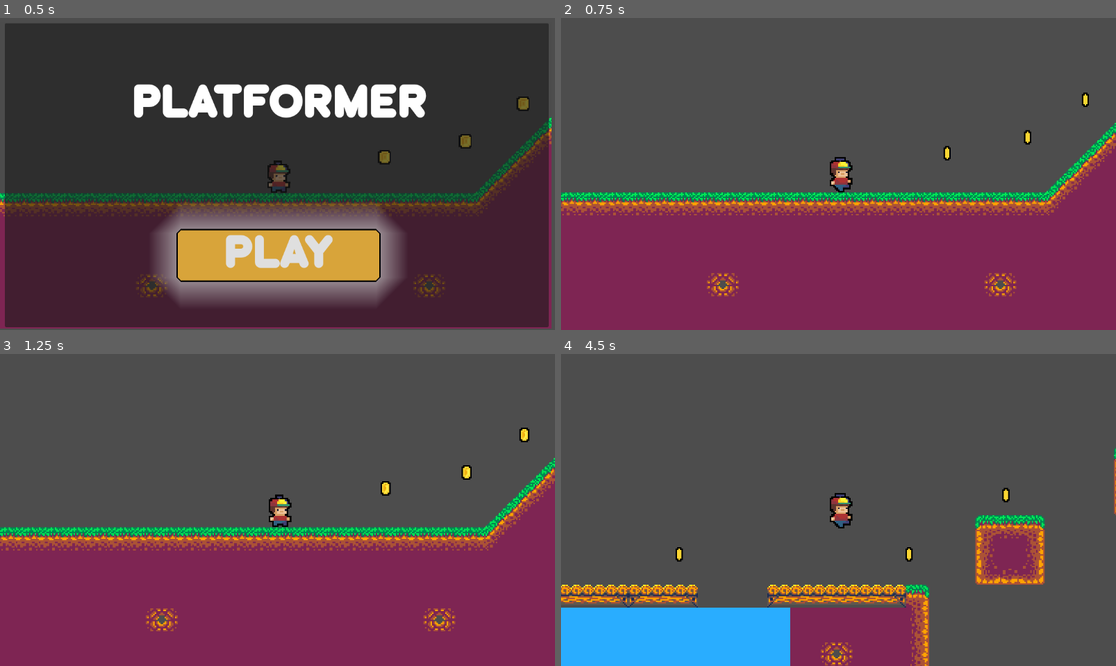
Above: before the commit, frames 1-4 (two rows, left to right).
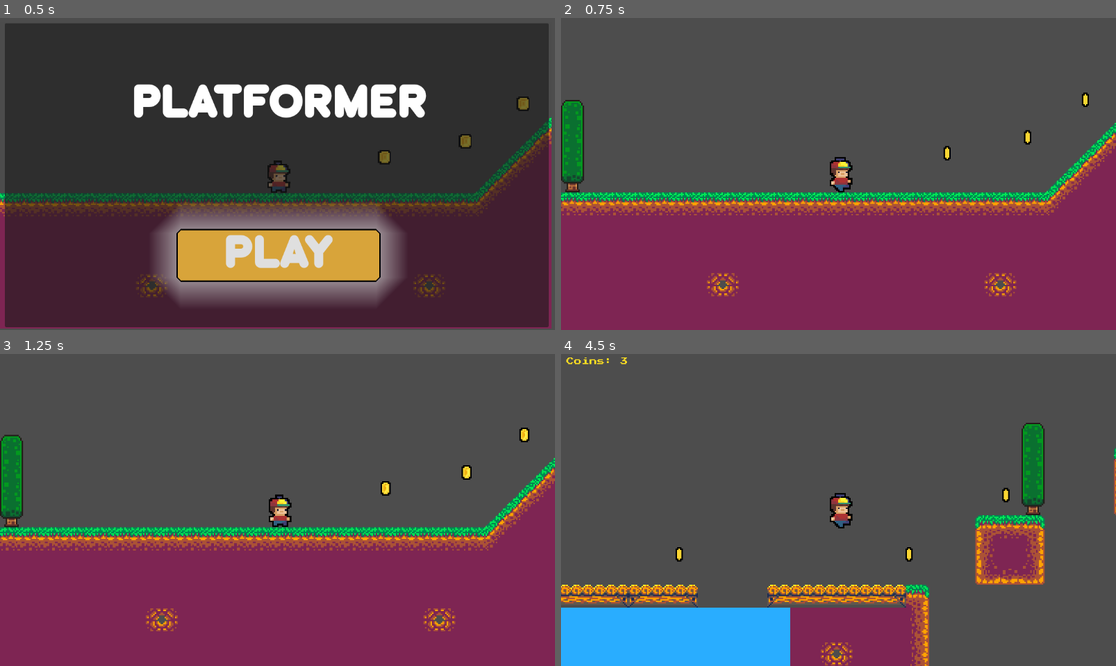
Above: after the commit, the same moments.

Repository: Abd196-bit/plat1
Game: Godot game, scene res://scenes/startup_menu.tscn
Same seed, same stepped clock (60 frames per second), same inputs: the game is played once before the commit and once after it. Sound files missing from this copy of the repository are replaced by a short silence.
Inputs:
- Up to frame 1 (0.5 s): no input
- Up to frame 2 (0.75 s): click "PLAY" at 0.5 s
- Up to frame 3 (1.25 s): no input
- Up to frame 4 (4.5 s): hold W (up) 1.28-2.78 s; tap Space (jump) at 1.52, 2.27, 3.77 s; hold Down (down) 2.78-3.53 s; hold W (up) from 3.53 s (still down)

Frame 1 is identical in both runs. In frame 2, 1.1% of the frame differs, in the area x 0-5%, y 26-56%; in frame 3, 1.1%; in frame 4, 1.2%, in the area x 0-88%, y 1-52%.

Commit message:
some coin updte

Diff:
--- a/scenes/game.tscn
+++ b/scenes/game.tscn
@@ -1,9 +1,12 @@
 [gd_scene format=3 uid="uid://1wsgc0h2ysx5"]
 
 [ext_resource type="PackedScene" uid="uid://pbmoqjvodepq" path="res://scenes/player.tscn" id="1_uwrxv"]
+[ext_resource type="Texture2D" uid="uid://1j8ij2nb4aks" path="res://assets/world_tileset.png" id="2_p57ef"]
 [ext_resource type="Texture2D" uid="uid://dcukr0pr8g1j7" path="res://assets/Grassland_Terrain_Tileset.png" id="2_yqjtg"]
 [ext_resource type="PackedScene" uid="uid://bqpk47h2u8j1a" path="res://scenes/coin.tscn" id="3_lnu2h"]
 [ext_resource type="AudioStream" uid="uid://chjhr1humvoa2" path="res://sounds/849565__fonoskop__pompelo_110.wav" id="4_lbhrr"]
+[ext_resource type="Script" uid="uid://dgm31pcuhhflh" path="res://scripts/coin counter.gd" id="5_iywne"]
+[ext_resource type="FontFile" uid="uid://b7d1lk4qdomwr" path="res://assets/PressStart2P-Regular.ttf" id="7_u5sy4"]
 
 [sub_resource type="TileSetAtlasSource" id="TileSetAtlasSource_lnu2h"]
 texture = ExtResource("2_yqjtg")
@@ -169,9 +172,181 @@
 9:7/0 = 0
 9:7/0/physics_layer_0/polygon_0/points = PackedVector2Array(-8, -8, 8, -8, 8, 8, -8, 8)
 
+[sub_resource type="TileSetAtlasSource" id="TileSetAtlasSource_u5sy4"]
+texture = ExtResource("2_p57ef")
+0:0/0 = 0
+0:0/0/physics_layer_0/polygon_0/points = PackedVector2Array(-8, -8, 8, -8, 8, 8, -8, 8)
+1:0/0 = 0
+1:0/0/physics_layer_0/polygon_0/points = PackedVector2Array(-8, -8, 8, -8, 8, 8, -8, 8)
+2:0/0 = 0
+2:0/0/physics_layer_0/polygon_0/points = PackedVector2Array(-8, -8, 8, -8, 8, 8, -8, 8)
+3:0/0 = 0
+3:0/0/physics_layer_0/polygon_0/points = PackedVector2Array(-8, -8, 8, -8, 8, 8, -8, 8)
+4:0/0 = 0
+4:0/0/physics_layer_0/polygon_0/points = PackedVector2Array(-8, -8, 8, -8, 8, 8, -8, 8)
+5:0/0 = 0
+5:0/0/physics_layer_0/polygon_0/points = PackedVector2Array(-8, -8, 8, -8, 8, 8, -8, 8)
+6:0/0 = 0
+6:0/0/physics_layer_0/polygon_0/points = PackedVector2Array(-8, -8, 8, -8, 8, 8, -8, 8)
+7:0/0 = 0
+7:0/0/physics_layer_0/polygon_0/points = PackedVector2Array(-8, -8, 8, -8, 8, 8, -8, 8)
+8:0/0 = 0
+8:0/0/physics_layer_0/polygon_0/points = PackedVector2Array(-8, -8, 8, -8, 8, 8, -8, 8)
+9:0/0 = 0
+9:0/0/physics_layer_0/polygon_0/points = PackedVector2Array(-8, -8, 8, -8, 8, 8, -8, 8)
+10:0/0 = 0
+10:0/0/physics_layer_0/polygon_0/points = PackedVector2Array(-8, -8, 8, -8, 8, 8, -8, 8)
+11:0/0 = 0
+11:0/0/physics_layer_0/polygon_0/points = PackedVector2Array(-8, -8, 8, -8, 8, 8, -8, 8)
+0:1/0 = 0
+0:1/0/physics_layer_0/polygon_0/points = PackedVector2Array(-8, -8, 8, -8, 8, 8, -8, 8)
+1:1/0 = 0
+1:1/0/physics_layer_0/polygon_0/points = PackedVector2Array(-8, -8, 8, -8, 8, 8, -8, 8)
+2:1/0 = 0
+2:1/0/physics_layer_0/polygon_0/points = PackedVector2Array(-8, -8, 8, -8, 8, 8, -8, 8)
+3:1/0 = 0
+3:1/0/physics_layer_0/polygon_0/points = PackedVector2Array(-8, -8, 8, -8, 8, 8, -8, 8)
+4:1/0 = 0
+4:1/0/physics_layer_0/polygon_0/points = PackedVector2Array(-8, -8, 8, -8, 8, 8, -8, 8)
+5:1/0 = 0
+5:1/0/physics_layer_0/polygon_0/points = PackedVector2Array(-8, -8, 8, -8, 8, 8, -8, 8)
+6:1/0 = 0
+6:1/0/physics_layer_0/polygon_0/points = PackedVector2Array(-8, -8, 8, -8, 8, 8, -8, 8)
+7:1/0 = 0
+7:1/0/physics_layer_0/polygon_0/points = PackedVector2Array(-8, -8, 8, -8, 8, 8, -8, 8)
+8:1/0 = 0
+8:1/0/physics_layer_0/polygon_0/points = PackedVector2Array(-8, -8, 8, -8, 8, 8, -8, 8)
+9:1/0 = 0
+9:1/0/physics_layer_0/polygon_0/points = PackedVector2Array(-8, -8, 8, -8, 8, 8, -8, 8)
+10:1/0 = 0
+10:1/0/physics_layer_0/polygon_0/points = PackedVector2Array(-8, -8, 8, -8, 8, 8, -8, 8)
+11:1/0 = 0
+11:1/0/physics_layer_0/polygon_0/points = PackedVector2Array(-8, -8, 8, -8, 8, 8, -8, 8)
+0:2/0 = 0
+0:2/0/physics_layer_0/polygon_0/points = PackedVector2Array(-8, -8, 8, -8, 8, 8, -8, 8)
+1:2/0 = 0
+1:2/0/physics_layer_0/polygon_0/points = PackedVector2Array(-8, -8, 8, -8, 8, 8, -8, 8)
+2:2/0 = 0
+2:2/0/physics_layer_0/polygon_0/points = PackedVector2Array(-8, -8, 8, -8, 8, 8, -8, 8)
+3:2/0 = 0
+3:2/0/physics_layer_0/polygon_0/points = PackedVector2Array(-8, -8, 8, -8, 8, 8, -8, 8)
+4:2/0 = 0
+4:2/0/physics_layer_0/polygon_0/points = PackedVector2Array(-8, -8, 8, -8, 8, 8, -8, 8)
+5:2/0 = 0
+5:2/0/physics_layer_0/polygon_0/points = PackedVector2Array(-8, -8, 8, -8, 8, 8, -8, 8)
+6:2/0 = 0
+6:2/0/physics_layer_0/polygon_0/points = PackedVector2Array(-8, -8, 8, -8, 8, 8, -8, 8)
+7:2/0 = 0
+7:2/0/physics_layer_0/polygon_0/points = PackedVector2Array(-8, -8, 8, -8, 8, 8, -8, 8)
+8:2/0 = 0
+8:2/0/physics_layer_0/polygon_0/points = PackedVector2Array(-8, -8, 8, -8, 8, 8, -8, 8)
+9:2/0 = 0
+9:2/0/physics_layer_0/polygon_0/points = PackedVector2Array(-8, -8, 8, -8, 8, 8, -8, 8)
+10:2/0 = 0
+10:2/0/physics_layer_0/polygon_0/points = PackedVector2Array(-8, -8, 8, -8, 8, 8, -8, 8)
+11:2/0 = 0
+11:2/0/physics_layer_0/polygon_0/points = PackedVector2Array(-8, -8, 8, -8, 8, 8, -8, 8)
+0:3/0 = 0
+1:3/0 = 0
+2:3/0 = 0
+2:3/0/physics_layer_0/polygon_0/points = PackedVector2Array(-8, -8, 8, -8, 8, 8, -8, 8)
+5:3/0 = 0
+6:3/0 = 0
+7:3/0 = 0
+8:3/0 = 0
+9:3/0 = 0
+0:4/0 = 0
+1:4/0 = 0
+2:4/0 = 0
+3:4/0 = 0
+4:4/0 = 0
+5:4/0 = 0
+6:4/0 = 0
+7:4/0 = 0
+8:4/0 = 0
+9:4/0 = 0
+0:5/0 = 0
+1:5/0 = 0
+2:5/0 = 0
+3:5/0 = 0
+4:5/0 = 0
+5:5/0 = 0
+6:5/0 = 0
+7:5/0 = 0
+8:5/0 = 0
+1:6/0 = 0
+2:6/0 = 0
+3:6/0 = 0
+4:6/0 = 0
+5:6/0 = 0
+6:6/0 = 0
+7:6/0 = 0
+8:6/0 = 0
+0:7/0 = 0
+1:7/0 = 0
+3:7/0 = 0
+5:7/0 = 0
+6:7/0 = 0
+7:7/0 = 0
+8:7/0 = 0
+0:8/0 = 0
+1:8/0 = 0
+2:8/0 = 0
+3:8/0 = 0
+4:8/0 = 0
+5:8/0 = 0
+6:8/0 = 0
+7:8/0 = 0
+8:8/0 = 0
+0:9/0 = 0
+1:9/0 = 0
+2:9/0 = 0
+3:9/0 = 0
+4:9/0 = 0
+5:9/0 = 0
+6:9/0 = 0
+7:9/0 = 0
+0:10/0 = 0
+1:10/0 = 0
+2:10/0 = 0
+3:10/0 = 0
+4:10/0 = 0
+6:10/0 = 0
+0:11/0 = 0
+1:11/0 = 0
+2:11/0 = 0
+3:11/0 = 0
+4:11/0 = 0
+5:11/0 = 0
+0:12/0 = 0
+1:12/0 = 0
+2:12/0 = 0
+3:12/0 = 0
+4:12/0 = 0
+0:13/0 = 0
+1:13/0 = 0
+2:13/0 = 0
+3:13/0 = 0
+4:13/0 = 0
+5:13/0 = 0
+0:14/0 = 0
+1:14/0 = 0
+2:14/0 = 0
+3:14/0 = 0
+4:14/0 = 0
+0:15/0 = 0
+1:15/0 = 0
+2:15/0 = 0
+3:15/0 = 0
+
 [sub_resource type="TileSet" id="TileSet_lbhrr"]
 physics_layer_0/collision_layer = 1
 sources/0 = SubResource("TileSetAtlasSource_lnu2h")
+sources/2 = SubResource("TileSetAtlasSource_u5sy4")
+
+[sub_resource type="LabelSettings" id="LabelSettings_p57ef"]
+font = ExtResource("7_u5sy4")
+font_color = Color(0.99999994, 0.8786634, 0.13137543, 1)
 
 [node name="level 1" type="Node2D" unique_id=1187666195]
 position = Vector2(0, 1)
@@ -180,7 +355,7 @@
 position = Vector2(8, 1)
 tile_set = SubResource("TileSet_lbhrr")
 format = 2
-layer_0/tile_data = PackedInt32Array(1769506, 65536, 0, 1769 …(24109 unchanged characters)…  7, 393422, 327680, 7, 393423, 393216, 7)
+layer_0/tile_data = PackedInt32Array(1769506, 65536, 0, 1769 …(24109 unchanged characters)…  7, 393422, 327680, 7, 393423, 393216, 7, 983114, 2, 4, 1048650, 2, 5, 589925, 2, 4, 655461, 2, 5, 1638424, 2, 4, 1703960, 2, 5, 1638419, 2, 4, 1703955, 2, 5, 786606, 2, 4, 852142, 2, 5, 458962, 2, 4, 524498, 2, 5, 393426, 2, 4, 721070, 2, 4, 524389, 2, 4, 917578, 2, 4, 1572888, 2, 4, 1572883, 2, 4, 1507347, 2, 3, 1507352, 2, 3, 852042, 2, 3, 458853, 2, 3, 655534, 2, 3, 327890, 2, 3)
 
 [node name="player" parent="." unique_id=425687638 instance=ExtResource("1_uwrxv")]
 position = Vector2(584, 408)
@@ -237,103 +412,78 @@
 
 [node name="coin19" parent="coins" unique_id=434781678 instance=ExtResource("3_lnu2h")]
 position = Vector2(2226, 215)
-rotation = -0.3184191
 
 [node name="coin20" parent="coins" unique_id=200930572 instance=ExtResource("3_lnu2h")]
 position = Vector2(2401, 212)
-rotation = -0.3184191
 
 [node name="coin21" parent="coins" unique_id=1947742344 instance=ExtResource("3_lnu2h")]
 position = Vector2(2553, 214)
-rotation = -0.3184191
 
 [node name="coin22" parent="coins" unique_id=973921038 instance=ExtResource("3_lnu2h")]
 position = Vector2(2715, 263)
-rotation = -0.3184191
 
 [node name="coin23" parent="coins" unique_id=873825945 instance=ExtResource("3_lnu2h")]
 position = Vector2(3268, 126.00006)
-rotation = -0.3184191
 
 [node name="coin24" parent="coins" unique_id=1453013967 instance=ExtResource("3_lnu2h")]
 position = Vector2(3382, 120)
-rotation = -0.3184191
 
 [node name="coin25" parent="coins" unique_id=712941693 instance=ExtResource("3_lnu2h")]
 position = Vector2(3320, 75)
-rotation = -0.3184191
 
 [node name="coin26" parent="coins" unique_id=1360052296 instance=ExtResource("3_lnu2h")]
 position = Vector2(3363, 13.000061)
-rotation = -0.3184191
 
 [node name="coin27" parent="coins" unique_id=212730001 instance=ExtResource("3_lnu2h")]
 position = Vector2(3270.9998, 11)
-rotation = -0.3184191
 
 [node name="coin28" parent="coins" unique_id=729298545 instance=ExtResource("3_lnu2h")]
 position = Vector2(3269, -53.00006)
-rotation = -0.3184191
 
 [node name="coin29" parent="coins" unique_id=1230658859 instance=ExtResource("3_lnu2h")]
 position = Vector2(3243, -96.00006)
-rotation = -0.3184191
 
 [node name="coin30" parent="coins" unique_id=821216983 instance=ExtResource("3_lnu2h")]
 position = Vector2(3401.9998, -96)
-rotation = -0.3184191
 
 [node name="coin31" parent="coins" unique_id=1457542831 instance=ExtResource("3_lnu2h")]
 position = Vector2(3382.9998, -44.99994)
-rotation = -0.3184191
 
 [node name="coin32" parent="coins" unique_id=1238475128 instance=ExtResource("3_lnu2h")]
 position = Vector2(3520.0002, 151.99994)
-rotation = -0.3184191
 
 [node name="coin33" parent="coins" unique_id=1236943737 instance=ExtResource("3_lnu2h")]
 position = Vector2(3764, 207.99994)
-rotation = -0.3184191
 
 [node name="coin34" parent="coins" unique_id=367825892 instance=ExtResource("3_lnu2h")]
 position = Vector2(3953, 284.99994)
-rotation = -0.3184191
 
 [node name="coin35" parent="coins" unique_id=1435993539 instance=ExtResource("3_lnu2h")]
 position = Vector2(4079, 360.00006)
-rotation = -0.3184191
 
 [node name="coin36" parent="coins" unique_id=723723715 instance=ExtResource("3_lnu2h")]
 position = Vector2(2924, 201.00006)
-rotation = -0.3184191
 
 [node name="coin37" parent="coins" unique_id=1347099630 instance=ExtResource("3_lnu2h")]
 position = Vector2(3081.0002, 155.99997)
-rotation = 1.8506175
 
 [node name="coin38" parent="coins" unique_id=2054956195 instance=ExtResource("3_lnu2h")]
 position = Vector2(3117, -112.00006)
-rotation = 1.8506175
 
 [node name="coin39" parent="coins" unique_id=1638777640 instance=ExtResource("3_lnu2h")]
 position = Vector2(3021, -122.99992)
-rotation = 1.8506175
 
 [node name="coin40" parent="coins" unique_id=444563812 instance=ExtResource("3_lnu2h")]
 position = Vector2(2749, -131.99994)
-rotation = 1.8506175
 
 [node name="coin41" parent="coins" unique_id=1064338577 instance=ExtResource("3_lnu2h")]
 position = Vector2(2491.9998, -127.999985)
-rotation = 1.8506175
 
 [node name="coin42" parent="coins" unique_id=1146777424 instance=ExtResource("3_lnu2h")]
 position = Vector2(2288, -128)
-rotation = 1.8506175
 
 [node name="coin43" parent="coins" unique_id=1784823166 instance=ExtResource("3_lnu2h")]
 position = Vector2(3711, -140)
-rotation = 1.8506175
 
 [node name="coin12" parent="coins" unique_id=405400412 instance=ExtResource("3_lnu2h")]
 position = Vector2(1612, 164)
@@ -343,5 +493,15 @@
 
 [node name="AudioStreamPlayer" type="AudioStreamPlayer" parent="." unique_id=18603604]
 stream = ExtResource("4_lbhrr")
-volume_db = -23.677
+volume_db = -16.041
 autoplay = true
+
+[node name="CanvasLayer" type="CanvasLayer" parent="." unique_id=551166930 groups=["ui"]]
+script = ExtResource("5_iywne")
+
+[node name="CoinLabel" type="Label" parent="CanvasLayer" unique_id=1771132608]
+offset_left = 11.0
+offset_top = 7.0
+offset_right = 51.0
+offset_bottom = 30.0
+label_settings = SubResource("LabelSettings_p57ef")
--- /dev/null
+++ b/scenes/label.gd
@@ -0,0 +1,11 @@
+extends Label
+
+
+# Called when the node enters the scene tree for the first time.
+func _ready() -> void:
+	pass # Replace with function body.
+
+
+# Called every frame. 'delta' is the elapsed time since the previous frame.
+func _process(delta: float) -> void:
+	pass
--- /dev/null
+++ b/scripts/coin counter.gd
@@ -0,0 +1,9 @@
+extends CanvasLayer
+
+@onready var coin_label: Label = $CoinLabel
+
+var coins := 0
+
+func add_coin():
+	coins += 1
+	coin_label.text = "Coins: " + str(coins)
--- a/scripts/coin.gd
+++ b/scripts/coin.gd
@@ -17,6 +17,11 @@
 func collect() -> void:
 	collected.emit()
 
+	# Add coin to counter
+	var ui = get_tree().get_first_node_in_group("ui")
+	if ui:
+		ui.add_coin()
+
 	# Prevent double-collection and hide the coin immediately
 	collision_shape_2d.set_deferred("disabled", true)
 	hide()
Binary file added: assets/PressStart2P-Regular.ttf
Not shown, added: assets/PressStart2P-Regular.ttf.import
Binary file added: assets/world_tileset.png
Not shown, added: assets/world_tileset.png.import
Not shown, added: scenes/label.gd.uid
Not shown, added: scripts/coin counter.gd.uid
